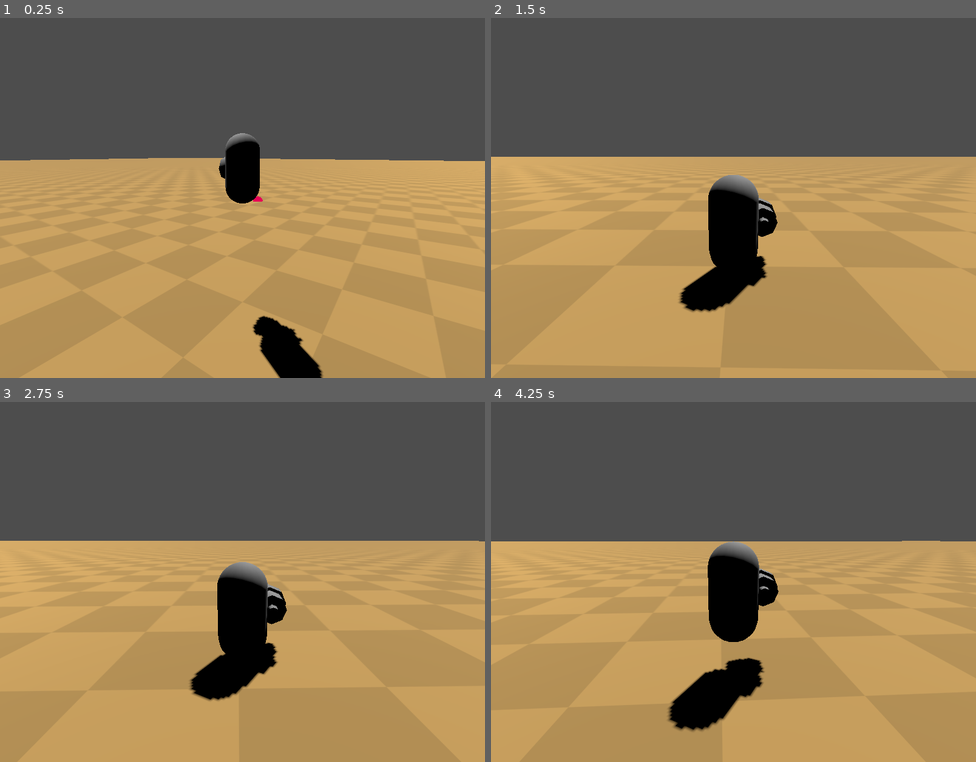
Above: before the commit, frames 1-4 (two rows, left to right).
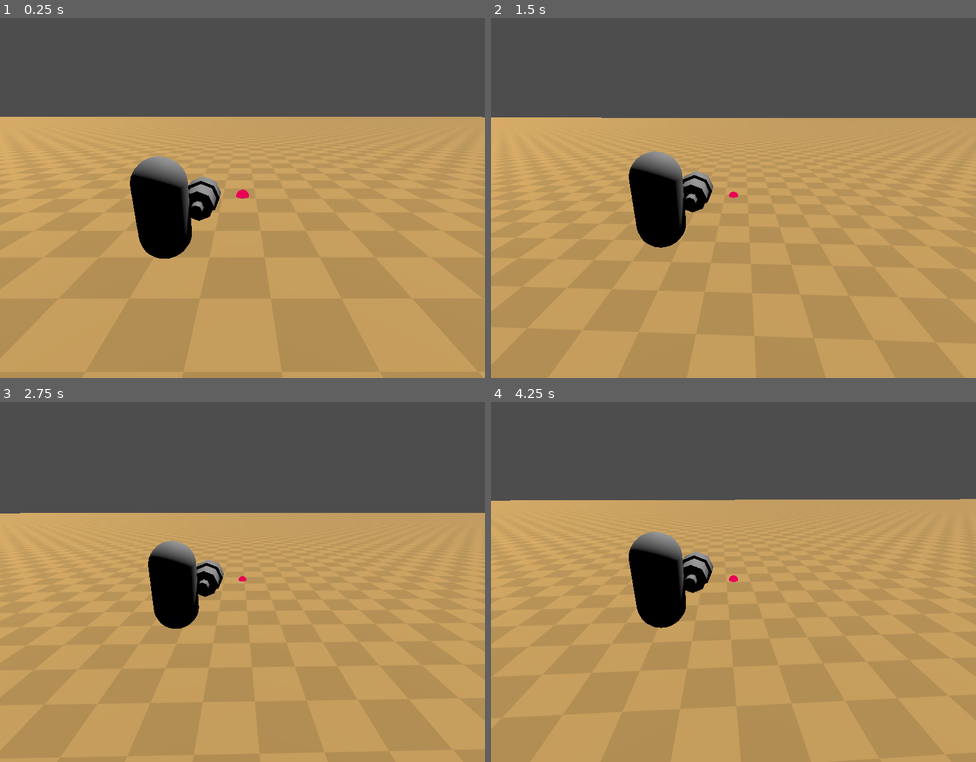
Above: after the commit, the same moments.

Repository: jujopopvirus/Outlaw_Jam
Game: Godot game, scene res://content/level/test_level.tscn
The game is run twice, just before and just after one commit, with the same random seed, the same clock (stepped at 60 frames per second) and the same inputs.
Inputs (mouse positions are in pixels of both pictures, inside the frame that each line leads up to):
- Up to frame 1 (0.25 s): no input
- Up to frame 2 (1.5 s): tap Enter (ui_accept) at 0.5, 0.77, 1.07 s; move the mouse to (757, 194) at 0.52 s; hold Space (move_elevate, bound only after the commit) 0.53-1.28 s; hold W (up) from 0.53 s (still down); tap Ctrl (move_lower, bound only after the commit) at 0.8, 1.35 s; move the mouse to (709, 198) at 1.27 s
- Up to frame 3 (2.75 s): keep holding W (up); tap Enter (ui_accept) at 1.52, 1.82 s; tap Shift (move_sprint, bound only after the commit) at 1.55 s; move the mouse to (252, 574) at 2.02 s; hold Shift (move_sprint, bound only after the commit) from 2.03 s (still down); click (252, 574) at 2.3 s
- Up to frame 4 (4.25 s): keep holding W (up); move the mouse to (728, 585) at 2.77 s; release Shift (move_sprint, bound only after the commit) at 2.78 s; click (728, 585) at 2.85 s; tap Enter (ui_accept) at 3.02, 3.32, 3.77, 4.07 s; right-click (728, 585) at 3.05 s; move the mouse to (767, 585) at 3.52 s; hold Right mouse button (secondary_attack, bound only after the … from 3.53 s (still down); tap X (ultimate, bound only after the commit) at 3.8 s

The runs differ from the first frame. In frame 1, 20% of the frame differs, in the area x 0-100%, y 27-100%; in frame 2, 19%; in frame 3, 16%; in frame 4, 21%, in the area x 0-100%, y 26-92%.

Commit message:
Updated Player Character
Added flying mechanics
Added Attack mechanics

Diff:
--- a/content/level/test_level.tscn
+++ b/content/level/test_level.tscn
@@ -46,3 +46,5 @@
 
 [node name="PlayerController" parent="Boss/Rotations" instance=ExtResource("3_3fntj")]
 transform = Transform3D(1, 0, 0, 0, 1, 0, 0, 0, 1, 0, -10, 0)
+SPEED = 10.0
+JUMP_VELOCITY = 10.0
--- a/content/player/player_controller.gd
+++ b/content/player/player_controller.gd
@@ -7,6 +7,15 @@
 
 @onready var camera_spring : Camera3D = $ThirdPersonCamera/Camera
 @onready var camera : ThirdPersonCamera = $ThirdPersonCamera
+
+enum PlayerState {
+	FREEZE,
+	MOVE,
+	DEAD
+}
+var playerState : PlayerState = PlayerState.MOVE
+
+
 
 var parent_rotations : Node3D
 
@@ -21,9 +30,45 @@
 #endregion
 
 #region Physics_Functions
+func get_movement_speed() -> int:
+	return (SPEED * 2.5) if Input.is_action_pressed("move_sprint") else SPEED
+
 func _physics_process(delta: float) -> void:
-	_ray_lookat()
-	_move_process(delta)
+
+	match_attackstate()
+
+	match playerState:
+		PlayerState.MOVE:
+			_ray_lookat()
+			combat_inputs()
+			_move_process(delta)
+		PlayerState.FREEZE:
+			pass
+
+var attack_state : Array = ["IDLE", "PROJECTILE", "BEAM", "ULTIMATE"]
+var reloading : bool = false
+func match_attackstate() -> void:
+	match attack_state:
+		[1]:
+			print("PROJECTILE")
+		[2]:
+			print("BEAM")
+		[3]:
+			print("ULTIMATE")
+		_:
+			pass
+
+func combat_inputs() -> void:
+	if not reloading:
+		if Input.is_action_pressed("primary_attack"):
+			attack_state = [1]
+		elif Input.is_action_pressed("secondary_attack"):
+			attack_state = [2]
+		elif Input.is_action_just_pressed("ultimate"):
+			attack_state = [3]
+		else:
+			attack_state = [0]
+
 
 func _ray_lookat() -> void:
 	$RayCast3D.rotation = camera._camera.rotation
@@ -33,13 +78,16 @@
 	else:
 		%point.global_transform.origin = $RayCast3D.global_transform * (Vector3.FORWARD * 100)
 
+func _gravity_process(delta) -> void:
+	if Input.is_action_pressed("move_elevate"):
+		velocity.y += JUMP_VELOCITY * delta
+	elif Input.is_action_pressed("move_lower"):
+		velocity.y -= JUMP_VELOCITY * delta
+	else:
+		velocity.y = move_toward(velocity.y, 0, JUMP_VELOCITY)
+
 func _move_process(delta) -> void:
-	if not is_on_floor():
-		velocity += get_gravity() * delta
-
-	# Handle jump.
-	if Input.is_action_just_pressed("ui_accept") and is_on_floor():
-		velocity.y = JUMP_VELOCITY
+	_gravity_process(delta)
 
 	var input_dir = Input.get_vector("left", "right", "up", "down")
 	var direction = (transform.basis * Vector3(input_dir.x, 0, input_dir.y)).normalized()
@@ -47,11 +95,11 @@
 	direction = direction.rotated(Vector3.UP, camera.rotation.y)
 
 	if direction:
-		velocity.x = direction.x * SPEED
-		velocity.z = direction.z * SPEED
+		velocity.x = direction.x * get_movement_speed()
+		velocity.z = direction.z * get_movement_speed()
 	else:
-		velocity.x = move_toward(velocity.x, 0, SPEED)
-		velocity.z = move_toward(velocity.z, 0, SPEED)
+		velocity.x = move_toward(velocity.x, 0, get_movement_speed())
+		velocity.z = move_toward(velocity.z, 0, get_movement_speed())
 
 	move_and_slide()
 
--- a/content/player/player_controller.tscn
+++ b/content/player/player_controller.tscn
@@ -20,6 +20,8 @@
 collision_layer = 2
 collision_mask = 2
 script = ExtResource("1_gnv5b")
+SPEED = 16.0
+JUMP_VELOCITY = 6.0
 
 [node name="CollisionShape3D" type="CollisionShape3D" parent="."]
 transform = Transform3D(1, 0, 0, 0, 1, 0, 0, 0, 1, 0, -0.0273138, 0)
@@ -48,11 +50,13 @@
 mesh = SubResource("SphereMesh_gnv5b")
 
 [node name="ThirdPersonCamera" parent="." instance=ExtResource("1_ijn8q")]
-distance_from_pivot = 4.0
+distance_from_pivot = 4.5
+pivot_offset = Vector2(1.5, 0.25)
 tilt_upper_limit_deg = 35.0
-tilt_lower_limit_deg = -10.0
-tilt_sensitiveness = 5.0
-horizontal_rotation_sensitiveness = 5.0
+tilt_lower_limit_deg = -50.0
+tilt_sensitiveness = 2.5
+horizontal_rotation_sensitiveness = 2.5
+camera_speed = 0.5
 current = true
 follow_target = 2
 mouse_y_sensitiveness = 2.0
@@ -61,16 +65,16 @@
 transform = Transform3D(0.999983, 0, 0, 0, 0.939694, 0.342, 0, -0.342009, 0.939668, 0, 0, 0)
 
 [node name="OffsetPivot" parent="ThirdPersonCamera/RotationPivot" index="0"]
-transform = Transform3D(0.995476, 1.4345e-07, 2.91958e-07, -7.83597e-07, 1.00008, 5.90682e-05, -5.18091e-06, -6.55353e-05, 1.00005, 0, 0, 0)
+transform = Transform3D(0.994737, 1.4345e-07, 2.91958e-07, -7.83597e-07, 1.00008, 5.90682e-05, -5.18091e-06, -6.55353e-05, 1.00005, 1.5, 0.25, -7.45058e-09)
 
 [node name="CameraSpringArm" parent="ThirdPersonCamera/RotationPivot/OffsetPivot" index="0"]
-spring_length = 4.0
+spring_length = 4.5
 
 [node name="CameraMarker" parent="ThirdPersonCamera/RotationPivot/OffsetPivot/CameraSpringArm" index="0"]
-transform = Transform3D(1.00006, -2.36133e-06, -7.01275e-06, 1.45265e-06, 1.00037, 0.000265867, 3.92259e-06, 5.24521e-06, 1.00134, -1.17309e-06, -0.000192285, 3.99992)
+transform = Transform3D(1.00015, -2.36112e-06, -7.01102e-06, 1.4524e-06, 1.00032, 0.000265867, 3.93839e-06, 6.67572e-06, 1.00134, -1.43051e-06, -0.000216484, 4.49991)
 
 [node name="Camera" parent="ThirdPersonCamera" index="2"]
-transform = Transform3D(1, -1.56001e-15, 8.84728e-15, 0, 0.984808, 0.173648, -8.98376e-15, -0.173648, 0.984808, 3.37679e-14, 1.36808, 3.75877)
+transform = Transform3D(1, 9.64192e-09, -2.6491e-08, 0, 0.939693, 0.34202, 2.81911e-08, -0.34202, 0.939693, 1.49997, 1.77401, 4.14312)
 current = true
 
 [node name="RayCast3D" type="RayCast3D" parent="."]
--- a/project.godot
+++ b/project.godot
@@ -54,6 +54,36 @@
 "events": [Object(InputEventKey,"resource_local_to_scene":false,"resource_name":"","device":-1,"window_id":0,"alt_press …(191 unchanged characters)…
 ]
 }
+move_elevate={
+"deadzone": 0.2,
+"events": [Object(InputEventKey,"resource_local_to_scene":false,"resource_name":"","device":-1,"window_id":0,"alt_pressed":false,"shift_pressed":false,"ctrl_pressed":false,"meta_pressed":false,"pressed":false,"keycode":0,"physical_keycode":32,"key_label":0,"unicode":32,"location":0,"echo":false,"script":null)
+]
+}
+move_lower={
+"deadzone": 0.2,
+"events": [Object(InputEventKey,"resource_local_to_scene":false,"resource_name":"","device":-1,"window_id":0,"alt_pressed":false,"shift_pressed":false,"ctrl_pressed":false,"meta_pressed":false,"pressed":false,"keycode":0,"physical_keycode":4194326,"key_label":0,"unicode":0,"location":0,"echo":false,"script":null)
+]
+}
+move_sprint={
+"deadzone": 0.2,
+"events": [Object(InputEventKey,"resource_local_to_scene":false,"resource_name":"","device":-1,"window_id":0,"alt_pressed":false,"shift_pressed":false,"ctrl_pressed":false,"meta_pressed":false,"pressed":false,"keycode":0,"physical_keycode":4194325,"key_label":0,"unicode":0,"location":0,"echo":false,"script":null)
+]
+}
+primary_attack={
+"deadzone": 0.2,
+"events": [Object(InputEventMouseButton,"resource_local_to_scene":false,"resource_name":"","device":-1,"window_id":0,"alt_pressed":false,"shift_pressed":false,"ctrl_pressed":false,"meta_pressed":false,"button_mask":0,"position":Vector2(0, 0),"global_position":Vector2(0, 0),"factor":1.0,"button_index":1,"canceled":false,"pressed":false,"double_click":false,"script":null)
+]
+}
+secondary_attack={
+"deadzone": 0.2,
+"events": [Object(InputEventMouseButton,"resource_local_to_scene":false,"resource_name":"","device":-1,"window_id":0,"alt_pressed":false,"shift_pressed":false,"ctrl_pressed":false,"meta_pressed":false,"button_mask":0,"position":Vector2(0, 0),"global_position":Vector2(0, 0),"factor":1.0,"button_index":2,"canceled":false,"pressed":false,"double_click":false,"script":null)
+]
+}
+ultimate={
+"deadzone": 0.2,
+"events": [Object(InputEventKey,"resource_local_to_scene":false,"resource_name":"","device":-1,"window_id":0,"alt_pressed":false,"shift_pressed":false,"ctrl_pressed":false,"meta_pressed":false,"pressed":false,"keycode":0,"physical_keycode":88,"key_label":0,"unicode":120,"location":0,"echo":false,"script":null)
+]
+}
 
 [layer_names]
 
